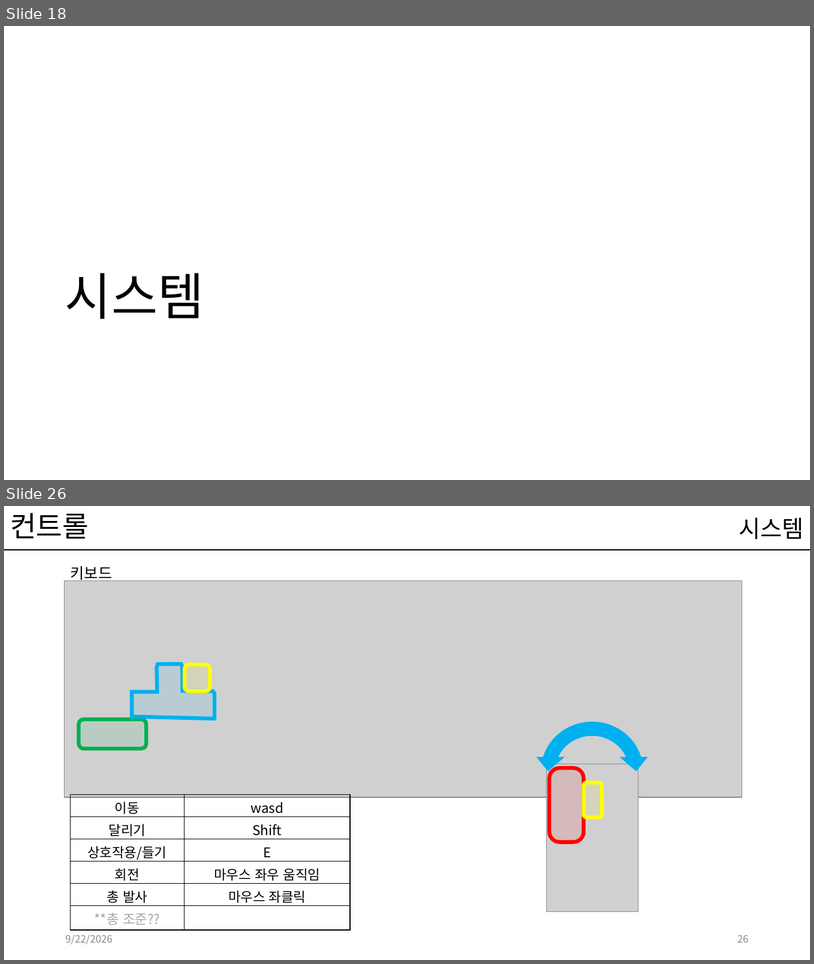
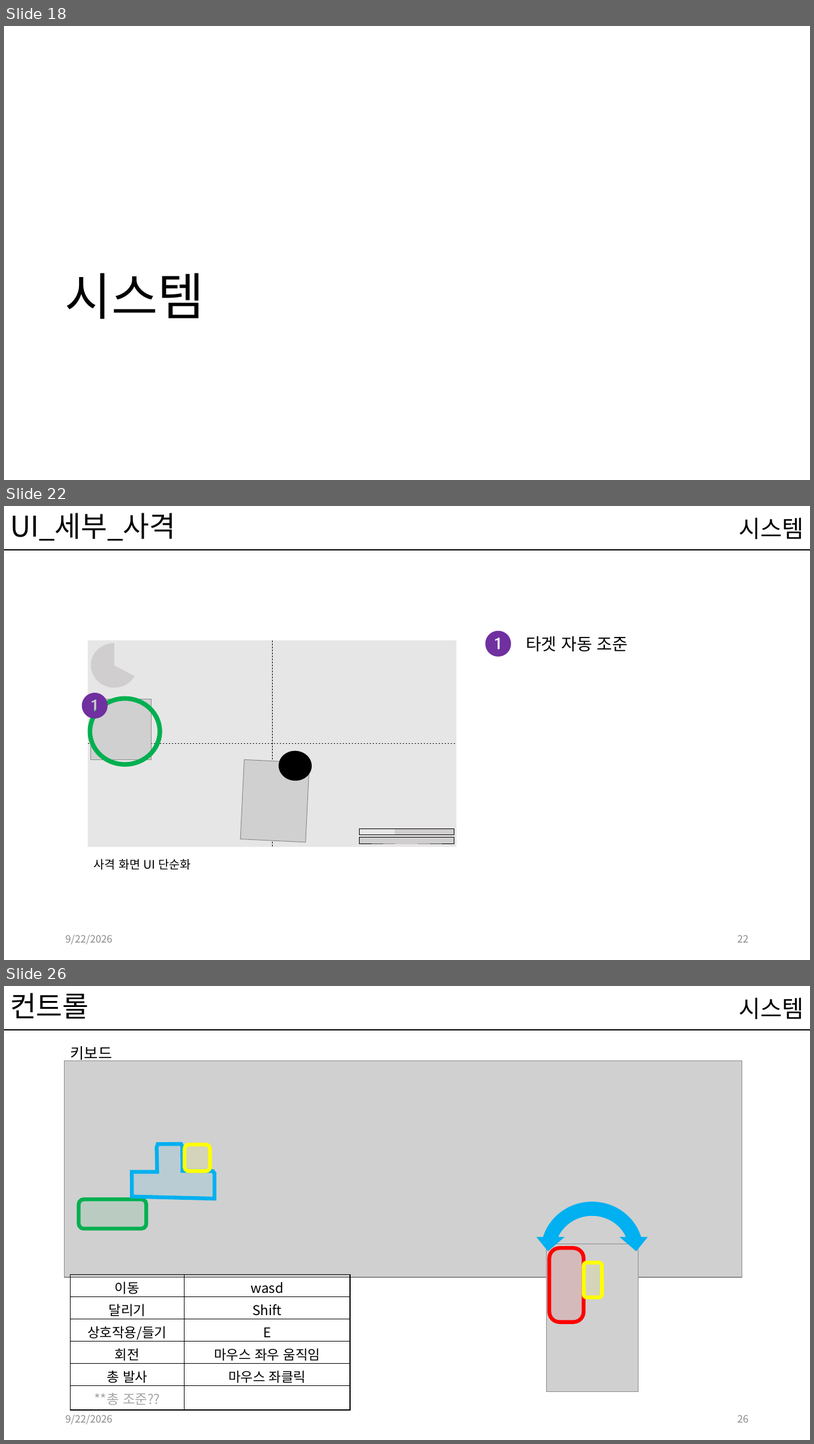
Before and after one commit to kwakyerin/2026_Graduation_Project, a slide deck: documents/HyunahKwon/design/designing/배트와 달트_기획서.pptx. Shown one above the other, each under a label of ours: slides 18 and 26 before the commit, slides 18, 22 and 26 after it; the slides between them are not shown. The pictures are 814x964 and 814x1444 pixels, drawn with LibreOffice and Linux fonts; fonts in the diff are those of the drawing; grey boxes stand for pictures. Boxes give left, top, right and bottom in pixels: in the first picture for what was removed or moved away, otherwise in the second. Text is boxed around its words. In the diff, an @@ line names an element or a change of style, - is before the commit and + after.

Commit message:
사격,경로안내UI
및 그외 자잘한 추가사항들

```diff
--- a/documents/HyunahKwon/design/designing/배트와 달트_기획서.pptx
+++ b/documents/HyunahKwon/design/designing/배트와 달트_기획서.pptx
@@ slide 22 added at (x1=4, y1=506, x2=810, y2=960), background #FFFFFF; not listed: 1 template element that a slide beside it also shows @@
@@ title added at (x1=10, y1=513, x2=176, y2=541), 34 pt, text #000000 @@
+UI_세부_사격
@@ text added at (x1=740, y1=517, x2=804, y2=539), 28 pt, text #000000 @@
+시스템
@@ freeform shape added at (x1=486, y1=631, x2=512, y2=657), fill #7030A0 @@
@@ rectangle added at (x1=87, y1=640, x2=456, y2=847), fill #E7E6E6 @@
@@ pie slice (boxed as its full ellipse) added at (x1=91, y1=643, x2=138, y2=687), fill #D0CECE @@
@@ line added from (272, 640) to (272, 847), #000000 0.5 pt dashed @@
@@ text added at (x1=526, y1=636, x2=629, y2=652), 20 pt, text #000000 @@
+타겟 자동 조준
@@ freeform shape added at (x1=82, y1=693, x2=108, y2=718), fill #7030A0 @@
@@ donut added at (x1=87, y1=696, x2=162, y2=766), fill #00B050 @@
@@ picture added at (x1=91, y1=699, x2=152, y2=759) @@
@@ line added from (87, 744) to (457, 744), #000000 0.5 pt dashed @@
@@ ellipse added at (x1=278, y1=750, x2=312, y2=781), fill #000000 @@
@@ picture added at (x1=240, y1=759, x2=309, y2=841) @@
@@ rectangle added at (x1=359, y1=828, x2=455, y2=834), outline #000000 0.25 pt @@
@@ rectangle added at (x1=395, y1=828, x2=454, y2=834), fill #D0CECE @@
@@ rectangle added at (x1=359, y1=837, x2=455, y2=843), fill #D0CECE, outline #000000 0.25 pt @@
@@ text added at (x1=93, y1=858, x2=191, y2=870), 14 pt, text #000000 @@
+사격 화면 UI 단순화
@@ text added at (x1=65, y1=934, x2=112, y2=944), 12 pt, text #8C8C8C @@
+9/22/2026
@@ page number added at (x1=738, y1=934, x2=749, y2=942), 12 pt, text #8C8C8C @@
+22
```
Also in this commit, not shown: 11 slides changed, 1 other slide added, 1 slide removed.
